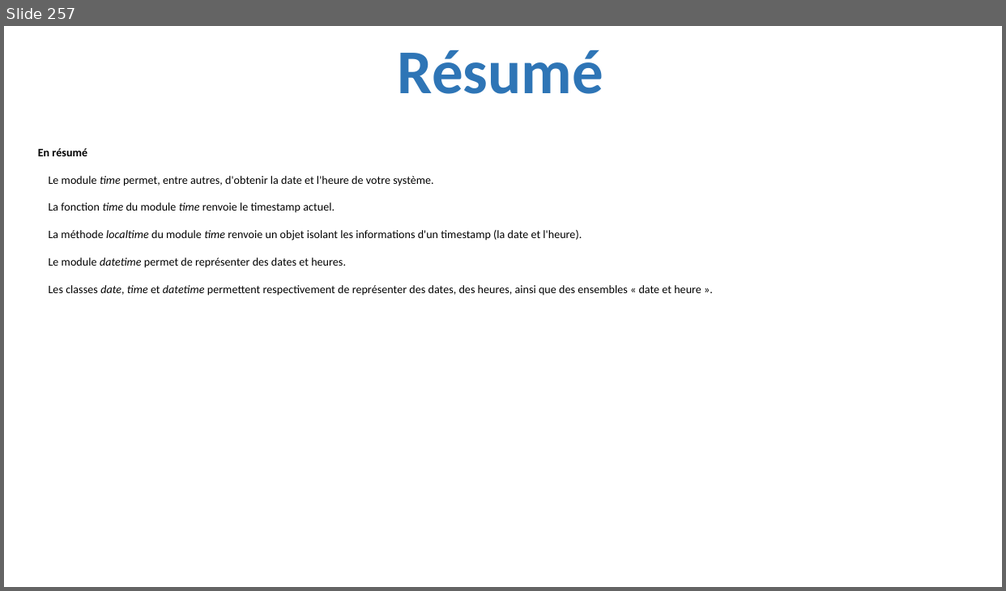
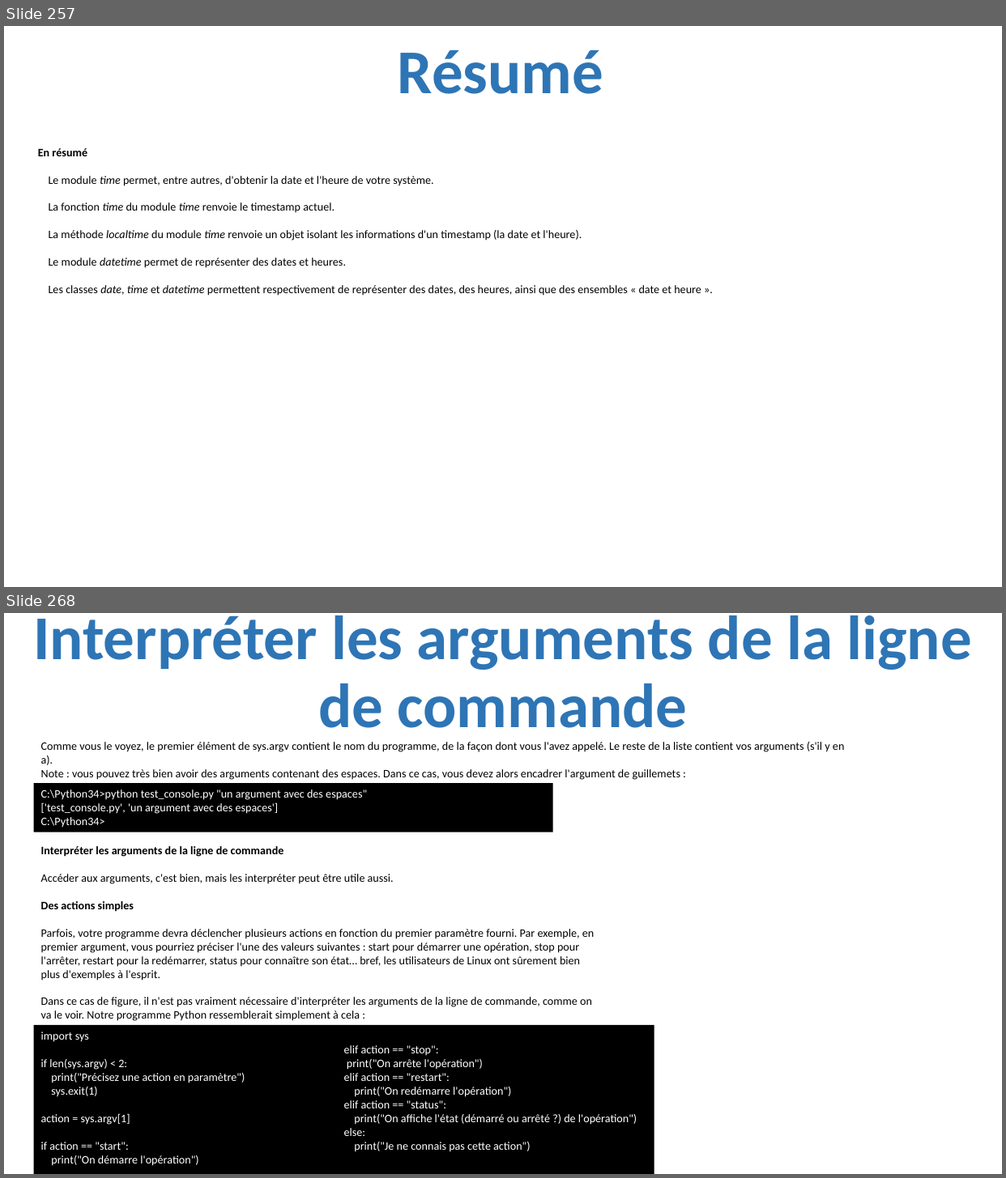
Before and after one commit to julienPalleau/PythonDoc, a slide deck: Python-resume.pptx. Shown one above the other, each under a label of ours: slide 257 before the commit, slides 257 and 268 after it; the slides between them are not shown. The pictures are 1006x591 and 1006x1178 pixels, drawn with LibreOffice and Linux fonts; fonts in the diff are those of the drawing. Boxes give left, top, right and bottom in pixels: in the first picture for what was removed or moved away, otherwise in the second. Text is boxed around its words. In the diff, an @@ line names an element or a change of style, - is before the commit and + after.

```diff
--- a/Python-resume.pptx
+++ b/Python-resume.pptx
@@ slide 268 added at bbox=[4, 613, 1002, 1174], background #FFFFFF @@
@@ title added at bbox=[33, 615, 971, 728], 60 pt, text #2E75B6, bold @@
+Interpréter les arguments de la ligne de commande
@@ text added at bbox=[41, 742, 844, 780], 11 pt, text #000000 @@
+Comme vous le voyez, le premier élément de sys.argv contient le nom du programme, de la façon dont vous l'avez appelé. Le reste de la liste contient vos arguments (s'il y en a).
+Note : vous pouvez très bien avoir des arguments contenant des espaces. Dans ce cas, vous devez alors encadrer l'argument de guillemets :
@@ rectangle added at bbox=[34, 783, 553, 833], fill #000000, 11 pt, text #FFFFFF @@
+C:\Python34>python test_console.py "un argument avec des espaces"
+['test_console.py', 'un argument avec des espaces']
+C:\Python34>
@@ text added at bbox=[41, 846, 594, 1021], 11 pt, text #000000 @@
+Interpréter les arguments de la ligne de commande
+Accéder aux arguments, c'est bien, mais les interpréter peut être utile aussi.
+Des actions simples
+Parfois, votre programme devra déclencher plusieurs actions en fonction du premier paramètre fourni. Par exemple, en premier argument, vous pourriez préciser l'une des valeurs suivantes : start pour démarrer une opération, stop pour l'arrêter, restart pour la redémarrer, status pour connaître son état… bref, les utilisateurs de Linux ont sûrement bien plus d'exemples à l'esprit.
+Dans ce cas de figure, il n'est pas vraiment nécessaire d'interpréter les arguments de la ligne de commande, comme on va le voir. Notre programme Python ressemblerait simplement à cela :
@@ rectangle added at bbox=[34, 1025, 654, 1174], fill #000000, 11 pt, text #FFFFFF @@
+import sys
+if len(sys.argv) < 2:
+print("Précisez une action en paramètre")
+sys.exit(1)
+action = sys.argv[1]
+if action == "start":
+print("On démarre l'opération")
+elif action == "stop":
+print("On arrête l'opération")
+elif action == "restart":
+print("On redémarre l'opération")
+elif action == "status":
+print("On affiche l'état (démarré ou arrêté ?) de l'opération")
+else:
+print("Je ne connais pas cette action")
```
Also in this commit, not shown: 20 other slides added.
